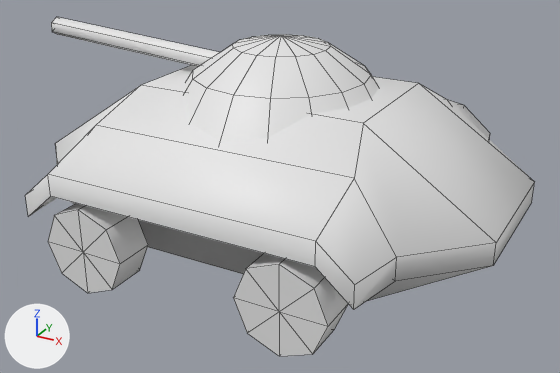
A saved change to the OBJ model assets/models/tank.obj.
Before and after are seen from a 50 mm lens placed at (1.41, -2.58, 1.52), pointed at (0.01, -0.02, 0.24). Every picture has the same lights, and +X, +Y and +Z are marked at lower left. Mesh edges are drawn as thin lines. Where no turn or scale is listed for an object, it has been applied to the vertices. Vertices at the same position are counted once.

Objects in the first picture: 'tank'.
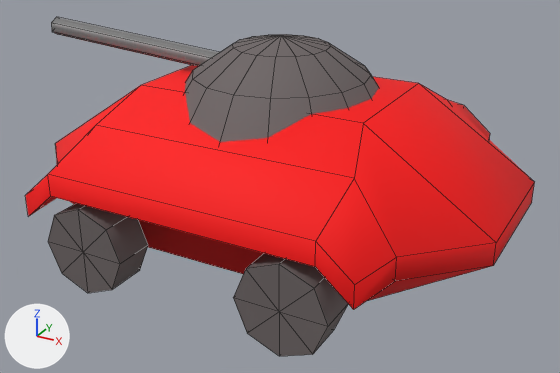
What differs and where, as boxes (x1, y1, x2, y2) in the pictures (560 x 373 px):
part 1 of me_tank, recoloured (white to grey): (51, 17, 220, 66) in both
part 2 of me_tank, recoloured (white to grey): (185, 34, 379, 142) in both
part 3 of me_tank, recoloured: (48, 203, 148, 293) in both
part 4 of me_tank, recoloured: (233, 253, 348, 356) in both
part 5 of me_tank, recoloured (white to red): (25, 65, 418, 274) in both
part 6 of me_tank, recoloured (grey to red): (315, 83, 535, 310) in both

What the commit changed:
Picture 'metal-seamless-03.jpg' (img_metal_seamless_03_jpg) is new.
Material 'TEAM' (mat_team) is new.
Its base color is (1.0, 0.0, 0.0) (red #ff0000).
Its roughness is 0.775.
Material 'Mat.4' (mat_mat_4) is new.
Its texture is img_metal_seamless_03_jpg.
Its roughness is 0.775.
Material 'rubber' (mat_rubber) is new.
Its base color is (0.149, 0.125, 0.125) (dark grey #6c6363).
Its roughness is 0.775.
me_tank has 183 vertices, 208 faces and spans x -1.15..0.95, y -0.74..0.77, z 0.0..0.86.
me_tank is used by ob_tank; location (0.0, 0.0, 0.0).
me_tank part 1: all 18 faces centred in x -1.15..0.04, y -0.03..0.03, z 0.68..0.8 switch from no material to mat_mat_4 (picture img_metal_seamless_03_jpg).
me_tank part 2: 48 of the faces centred in x -0.38..0.38, y -0.38..0.38, z 0.64..0.84 switch from no material to mat_rubber (dark grey #6c6363).
me_tank part 3: 24 of the faces centred in x -0.56..-0.27, y -0.74..-0.58, z 0.02..0.32 switch from no material to mat_rubber (dark grey #6c6363).
me_tank part 4: 24 of the faces centred in x 0.25..0.54, y -0.74..-0.58, z 0.02..0.32 switch from no material to mat_rubber (dark grey #6c6363).
me_tank part 5: 29 of the faces centred in x -0.96..-0.01, y -0.74..0.75, z 0.07..0.67 switch from no material to mat_team (red #ff0000).
me_tank part 6: 17 of the faces centred in x 0.59..0.95, y -0.74..0.75, z 0.16..0.51 switch from no material to mat_team (red #ff0000).
